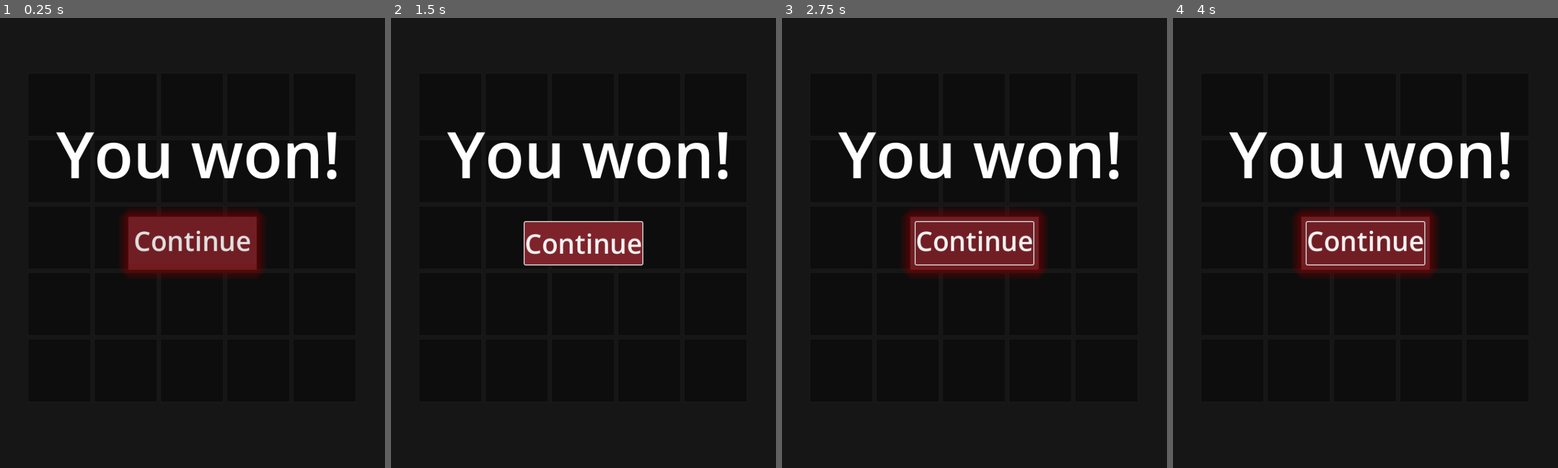
Above: before the commit, frames 1-4 (left to right).
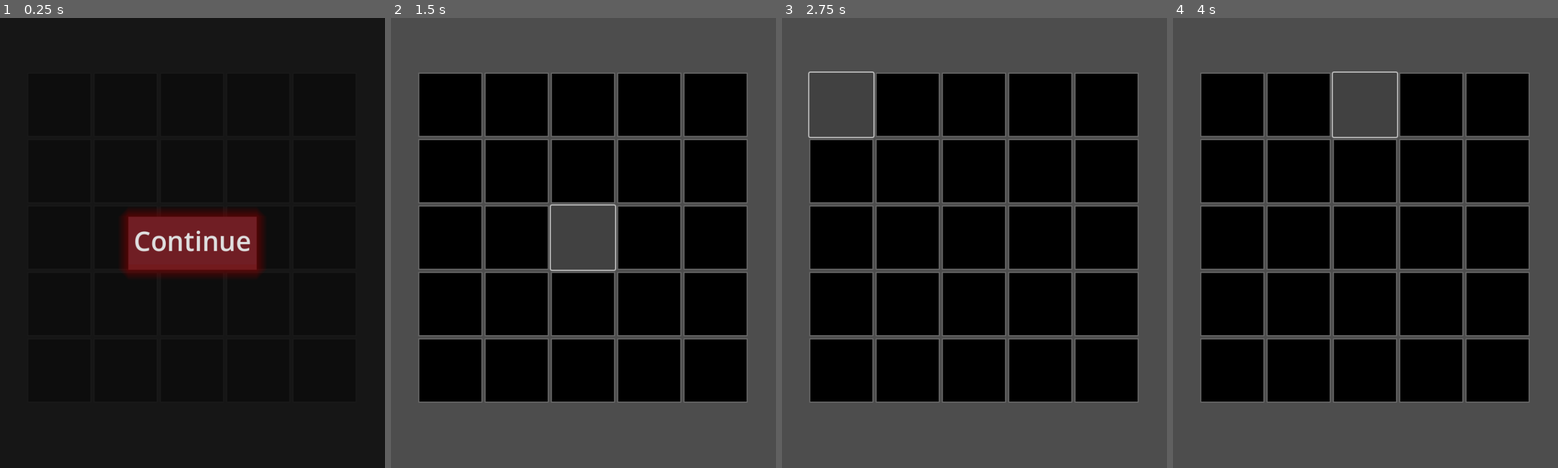
Above: after the commit, the same moments.

Repository: averywsc/Demon-s-Puzzle-2
Game: Godot game, scene res://Wordle_dp.tscn
Same seed, same stepped clock (60 frames per second), same inputs: the game is played once before the commit and once after it.
Inputs (mouse positions are in pixels of both pictures, inside the frame that each line leads up to):
- Up to frame 1 (0.25 s): no input
- Up to frame 2 (1.5 s): click "Continue" at 0.5 s; click (583, 243) at 1.25 s, where only the run before the commit has a clickable "Continue"
- Up to frame 3 (2.75 s): click (839, 103) at 2 s
- Up to frame 4 (4 s): click (1300, 103) at 2.75 s; click (1365, 103) at 3.5 s

The runs differ from the first frame. In frame 1, 2.6% of the frame differs, in the area x 14-88%, y 25-36%; in frame 2, 50%; in frame 3, 54%; in frame 4, 54%, in the area x 0-100%, y 0-100%.

Commit message:
Wordle changes

Diff:
--- a/Wordle_dp.gd
+++ b/Wordle_dp.gd
@@ -1,7 +1,9 @@
 extends Node2D
 
 @onready var buttons = $GridContainer.get_children()
-
+@onready var menu = $Menu
+@onready var label:Label = $Menu/ResultLabel
+@onready var word_label:Label = $Menu/WordLabel
 const SIZE = 5
 
 var wordle:String = ""
@@ -11,10 +13,12 @@
 
 # Called when the node enters the scene tree for the first time.
 func _ready():
-	init_button_styles()
 	reset_game()
 
 func _input(event):
+	#Don't start game till menu is visiable
+	if menu.visible:
+		return
 	if event is InputEventKey and event.is_pressed():
 		if event.keycode >= KEY_A and event.keycode <= KEY_Z:
 			var letter = char(event.keycode)
@@ -40,23 +44,23 @@
 			row_filled = false
 
 func reset_game():
+	word_label.text = ""
+	label.text = ""
 	wordle = get_random_wordle()
 	print("Wordle: ", wordle)
 	for button in buttons:
-		var b = button as Button
-		b.text = ""
+		init_button_styles(button)
 
-func init_button_styles():
-	for button in buttons:
-		var b = button as Button
-		var style = StyleBoxFlat.new()
-		style.bg_color = Color.BLACK
-		style.border_color = Color.DIM_GRAY
-		style.border_width_bottom = 2
-		style.border_width_top = 2
-		style.border_width_left = 2
-		style.border_width_right = 2
-		b.add_theme_stylebox_override("normal", style)
+func init_button_styles(b: Button):
+	b.text = ""
+	var style = StyleBoxFlat.new()
+	style.bg_color = Color.BLACK
+	style.border_color = Color.DIM_GRAY
+	style.border_width_bottom = 2
+	style.border_width_top = 2
+	style.border_width_left = 2
+	style.border_width_right = 2
+	b.add_theme_stylebox_override("normal", style)
 
 func update_button_style(button:Button, bg_color):
 	var style = button.get_theme_stylebox("normal")
@@ -79,6 +83,16 @@
 	for button in buttons.slice(latest_row_index, latest_row_index + SIZE):
 		entered_text += button.text
 	print("Entered Text::", entered_text)
+	# Update miss match colour
+	var idx = 0
+	for button in buttons.slice(latest_row_index, latest_row_index + SIZE):
+		if entered_text[idx] == wordle[idx]:
+			update_button_style(button, Color.SEA_GREEN)
+		elif entered_text[idx] in wordle:
+			update_button_style(button, Color.CHOCOLATE)
+		elif entered_text[idx] not in wordle:
+			update_button_style(button, Color.CRIMSON)
+		idx += 1
 	# Colour row green
 	# Always color the row
 	for i in range(SIZE):
@@ -90,16 +104,11 @@
 		else:
 			update_button_style(button, Color.CRIMSON)
 	if entered_text == wordle:
-		print("You Win!")
-		return
-	else:
-		# Update miss match colour
-		var idx = 0
-		for button in buttons.slice(latest_row_index, latest_row_index + SIZE):
-			if entered_text[idx] == wordle[idx]:
-				update_button_style(button, Color.SEA_GREEN)
-			elif entered_text[idx] in wordle:
-				update_button_style(button, Color.CHOCOLATE)
-			elif entered_text[idx] not in wordle:
-				update_button_style(button, Color.CRIMSON)
-			idx += 1
+		label.text = "You Win!"
+		word_label.text = "Correct word: " + entered_text
+		menu.show()
+
+
+func _on_button_pressed():
+	menu.hide()
+	reset_game()
--- a/Wordle_dp.tscn
+++ b/Wordle_dp.tscn
@@ -15,6 +15,7 @@
 
 [sub_resource type="StyleBoxFlat" id="StyleBoxFlat_2fkx3"]
 bg_color = Color(0.498039, 0.137255, 0.164706, 1)
+border_color = Color(0.439216, 0.117647, 0.141176, 1)
 
 [sub_resource type="StyleBoxFlat" id="StyleBoxFlat_avbul"]
 bg_color = Color(0.439216, 0.117647, 0.141176, 1)
@@ -198,14 +199,29 @@
 anchor_top = 0.5
 anchor_right = 0.5
 anchor_bottom = 0.5
-offset_left = -255.0
-offset_top = -250.0
-offset_right = 276.0
-offset_bottom = -85.0
+offset_left = -260.0
+offset_top = -355.0
+offset_right = 271.0
+offset_bottom = -190.0
 grow_horizontal = 2
 grow_vertical = 2
 theme_override_font_sizes/font_size = 120
 text = "You won!"
+
+[node name="WordLabel" type="Label" parent="Menu"]
+anchors_preset = 8
+anchor_left = 0.5
+anchor_top = 0.5
+anchor_right = 0.5
+anchor_bottom = 0.5
+offset_left = -243.0
+offset_top = -200.0
+offset_right = 272.0
+offset_bottom = -35.0
+grow_horizontal = 2
+grow_vertical = 2
+theme_override_font_sizes/font_size = 55
+text = "Correct word: Train"
 
 [node name="Button" type="Button" parent="Menu"]
 anchors_preset = 8
@@ -224,3 +240,5 @@
 theme_override_styles/hover = SubResource("StyleBoxFlat_2fkx3")
 theme_override_styles/pressed = SubResource("StyleBoxFlat_avbul")
 text = "Continue"
+
+[connection signal="pressed" from="Menu/Button" to="." method="_on_button_pressed"]
Not shown, changed: wordle-list.txt
